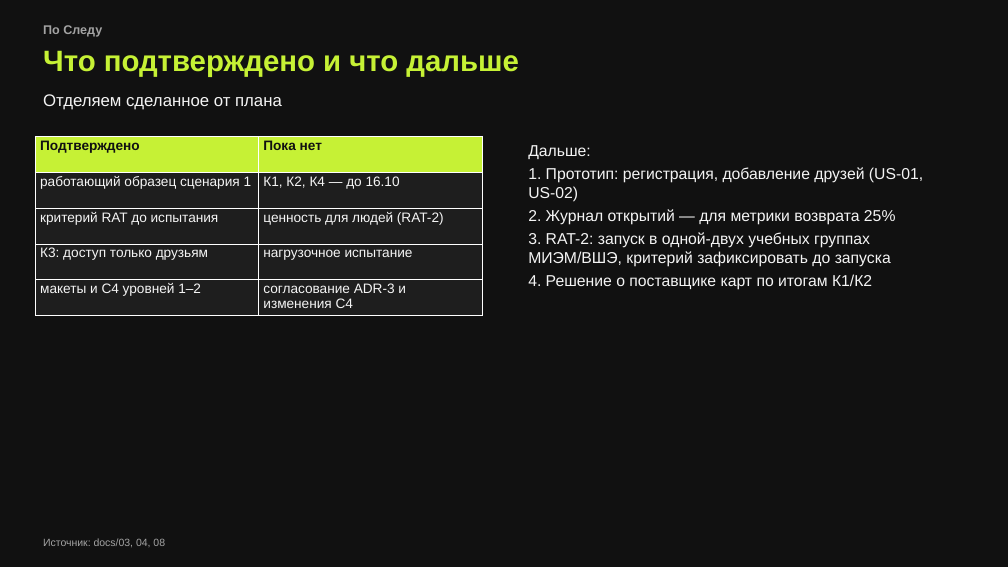
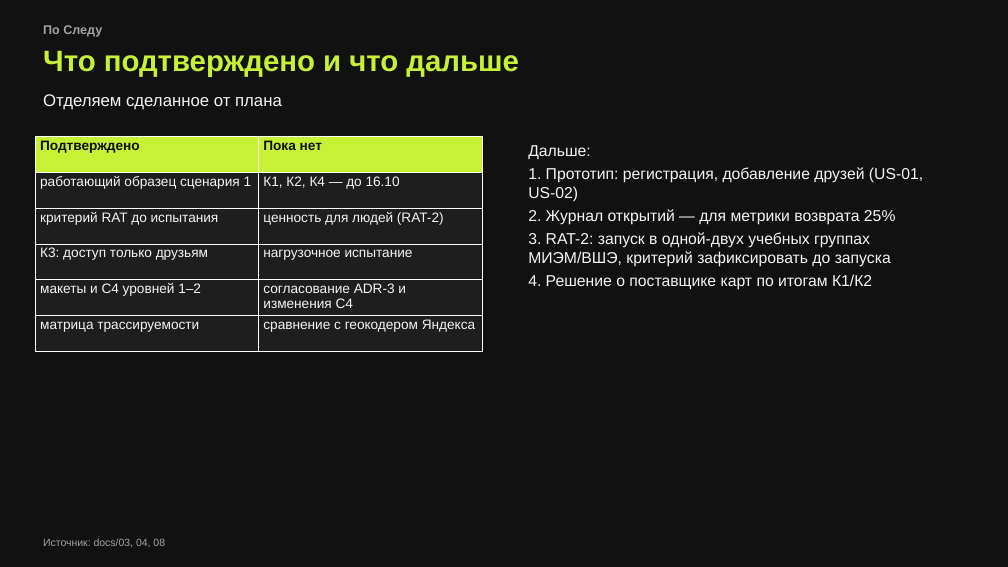
Before and after one commit to KAKBE/social_network, a slide deck: slide 12 of presentation/ПоСледу_RAT-PoC.pptx. Drawn at 1008x567 pixels with LibreOffice and Linux fonts; fonts in the diff are those of the drawing. Boxes give left, top, right and bottom in pixels: in the first picture for what was removed or moved away, otherwise in the second. Text is boxed around its words. In the diff, an @@ line names an element or a change of style, - is before the commit and + after.

```diff
--- a/presentation/ПоСледу_RAT-PoC.pptx
+++ b/presentation/ПоСледу_RAT-PoC.pptx
@@ table at <box>36,137,482,351</box> @@
+row 6: матрица трассируемости | сравнение с геокодером Яндекса
```
Also in this commit, not shown: 1 other slide changed, 4 other files.
